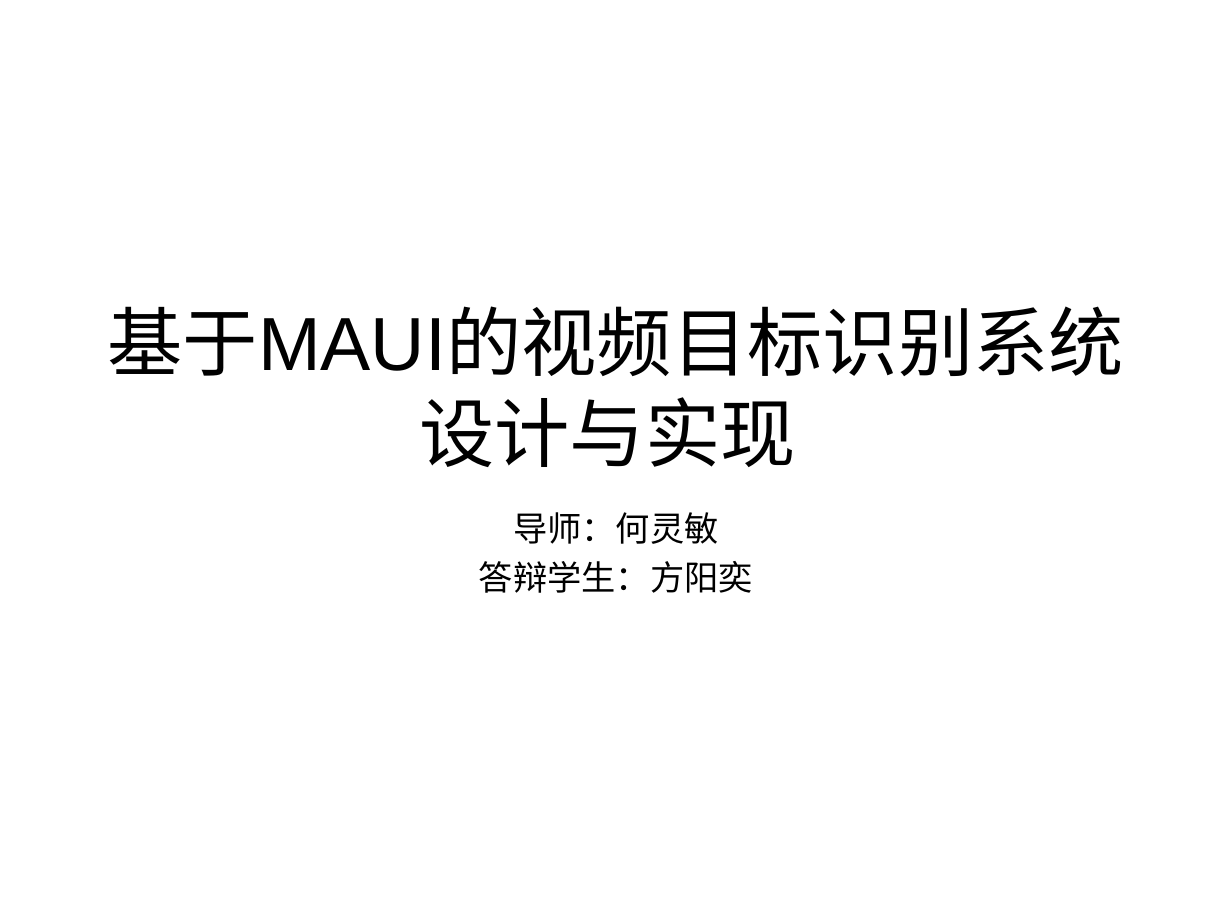
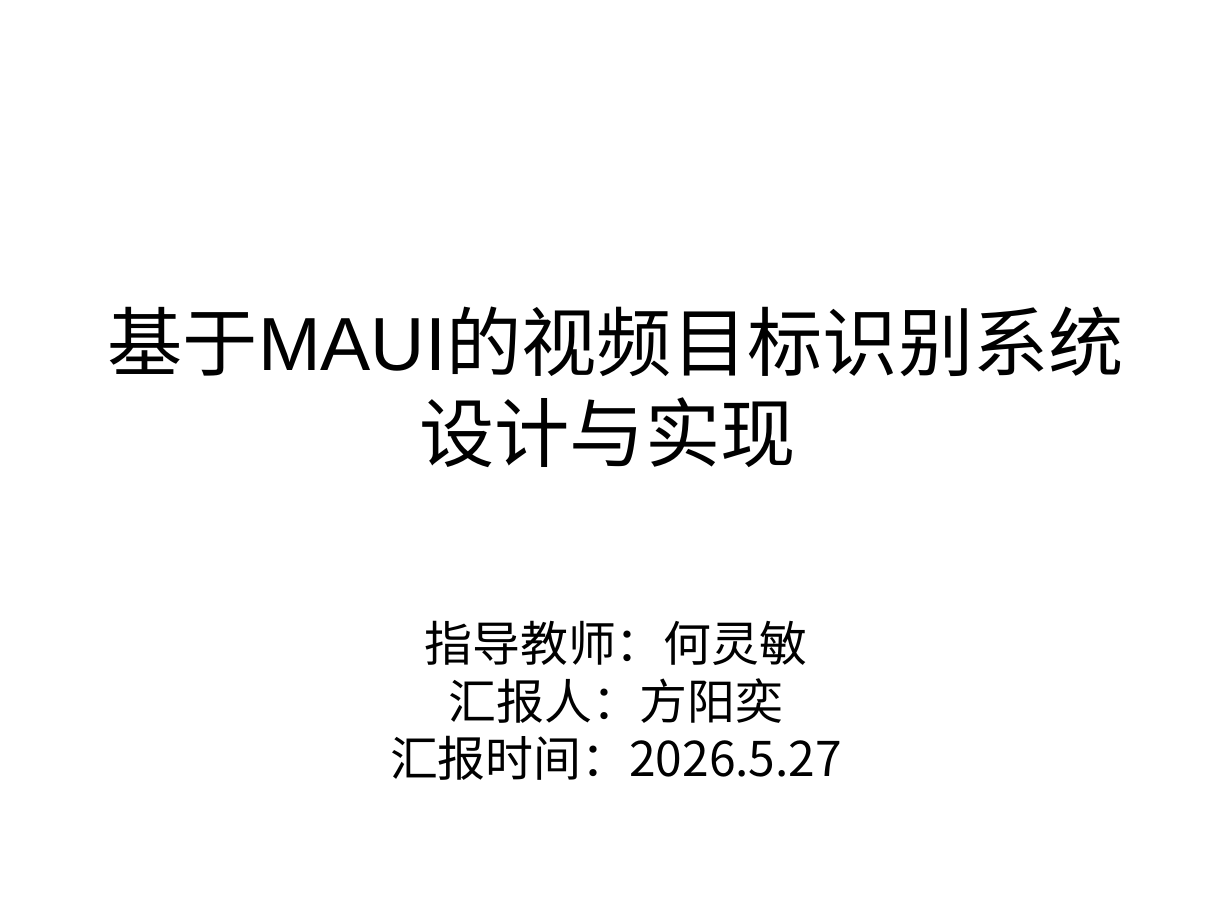
Before and after one commit to sanwan0104/maui_yolo_v1, a slide deck: slide 1 of 汇报.ppt. Drawn at 1232x924 pixels with LibreOffice and Linux fonts; fonts in the diff are those of the drawing; background and template pictures are left out. Boxes give left, top, right and bottom in pixels: in the first picture for what was removed or moved away, otherwise in the second. Text is boxed around its words. In the diff, an @@ line names an element or a change of style, - is before the commit and + after.

```diff
--- a/汇报.ppt
+++ b/汇报.ppt
@@ text at [390,620,842,780]: text changed; size 20 to 28 pt; font Arial to Noto Sans CJK SC @@
-导师：何灵敏
-答辩学生：方阳奕
+指导教师：何灵敏
+汇报人：方阳奕
+汇报时间：2026.5.27
```
Also in this commit, not shown: 7 slides added, 1 slide removed, 1 other file.
